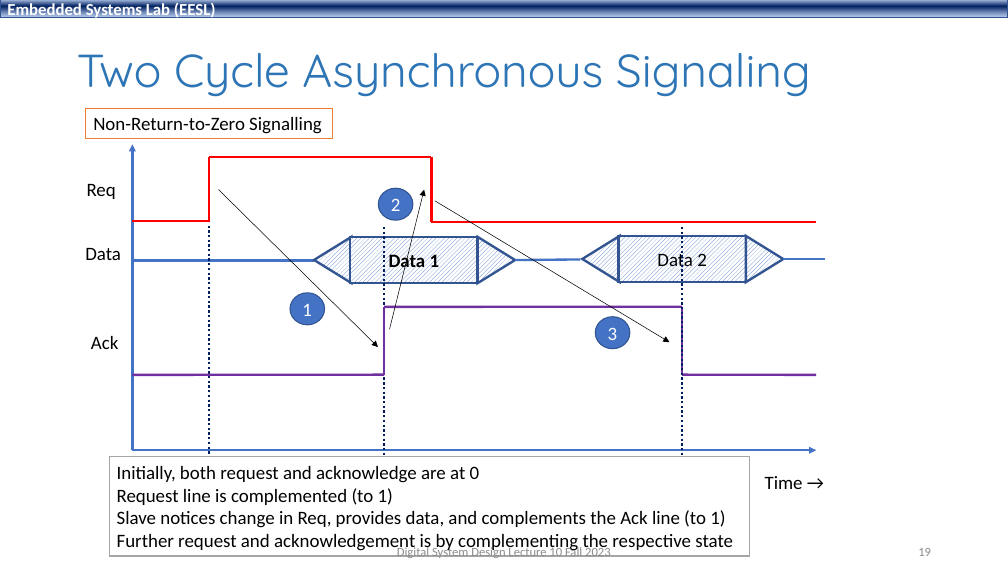
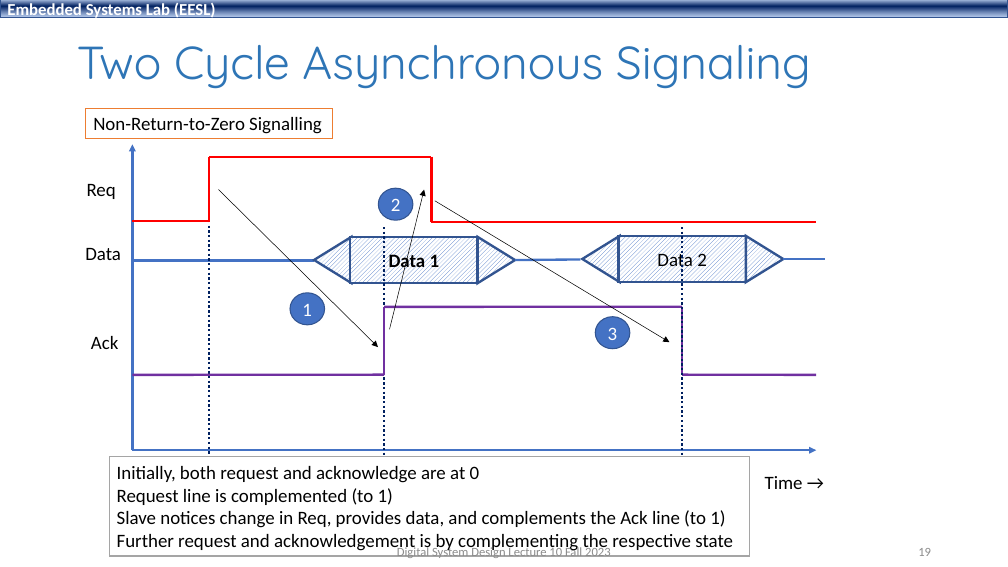
Before and after one commit to shahidmasud/shahidmasud.github.io, a slide deck: slide 19 of DSD_Lec10_Fall2023.ppsx. Drawn at 1008x567 pixels with LibreOffice and Linux fonts; fonts in the diff are those of the drawing; background and template pictures are left out. Boxes give left, top, right and bottom in pixels: in the first picture for what was removed or moved away, otherwise in the second. Text is boxed around its words. In the diff, an @@ line names an element or a change of style, - is before the commit and + after.

```diff
--- a/DSD_Lec10_Fall2023.ppsx
+++ b/DSD_Lec10_Fall2023.ppsx
@@ title "Two Cycle Asynchronous Signaling": place and size @@
-title "Two Cycle Asynchronous Signaling" at (77,53,811,97)
+title "Two Cycle Asynchronous Signaling" at (77,45,811,89)
```
Also in this commit, not shown: 16 other slides changed, 1 other file.
